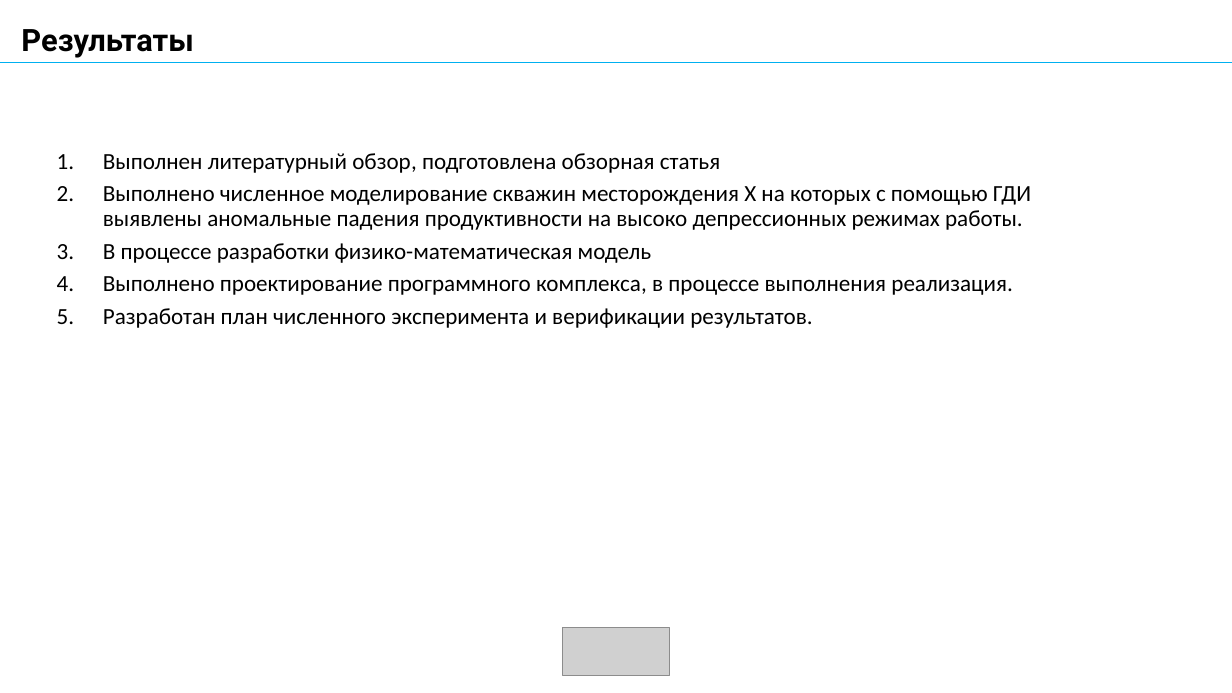
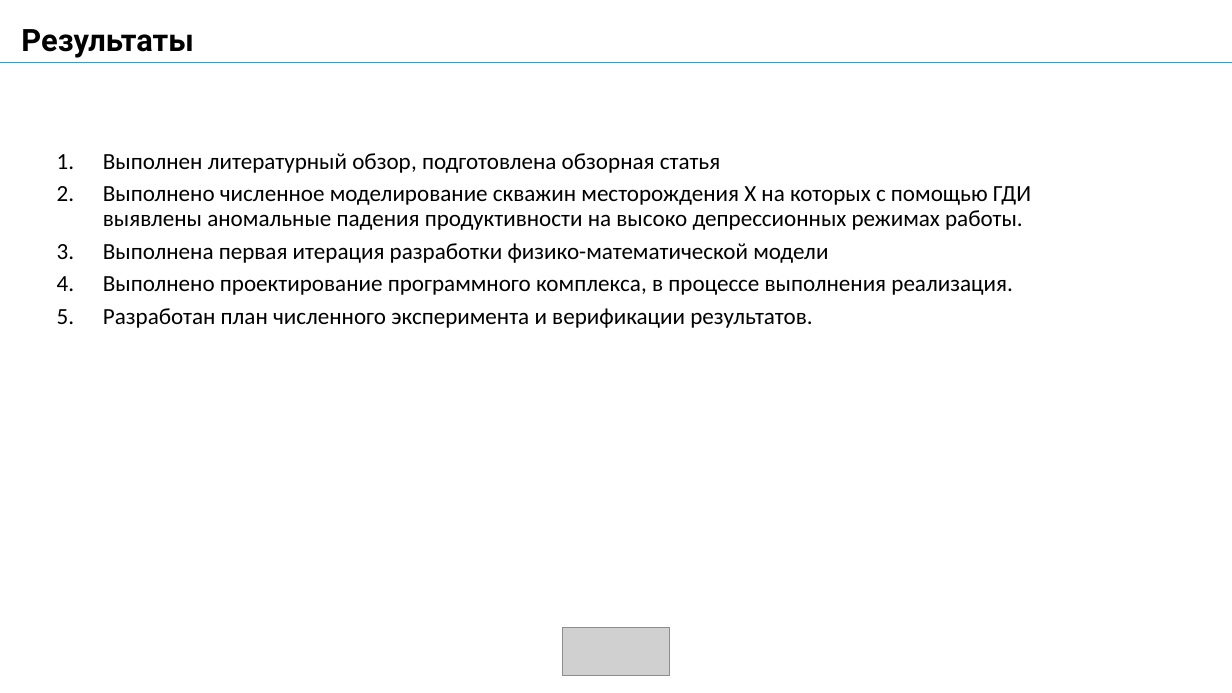
Before and after one commit to AlxndrKlbk/PhD_scriptorium, a slide deck: slide 21 of my_articles/3_course/автореферат/Kolbeko_AB.pptx (slide 16 before the commit). Drawn at 1232x693 pixels with LibreOffice and Linux fonts; fonts in the diff are those of the drawing; grey boxes stand for pictures. Boxes give left, top, right and bottom in pixels: in the first picture for what was removed or moved away, otherwise in the second. Text is boxed around its words. In the diff, an @@ line names an element or a change of style, - is before the commit and + after.

```diff
--- a/my_articles/3_course/автореферат/Kolbeko_AB.pptx
+++ b/my_articles/3_course/автореферат/Kolbeko_AB.pptx
@@ text at bbox=[103, 243, 828, 263]: text changed @@
-3. В процессе разработки физико-математическая модель
+3. Выполнена первая итерация разработки физико-математической модели
```
Also in this commit, not shown: 9 other slides changed, 7 slides added, 2 slides removed, 3 other files.
